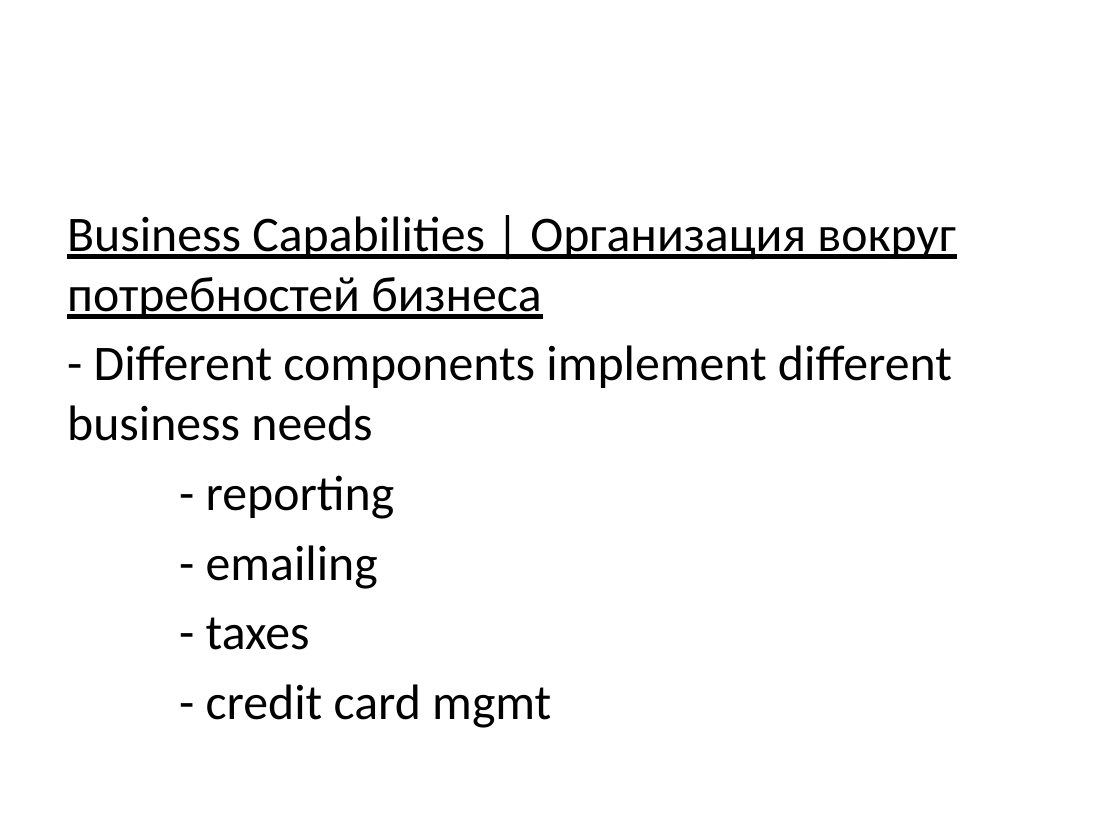
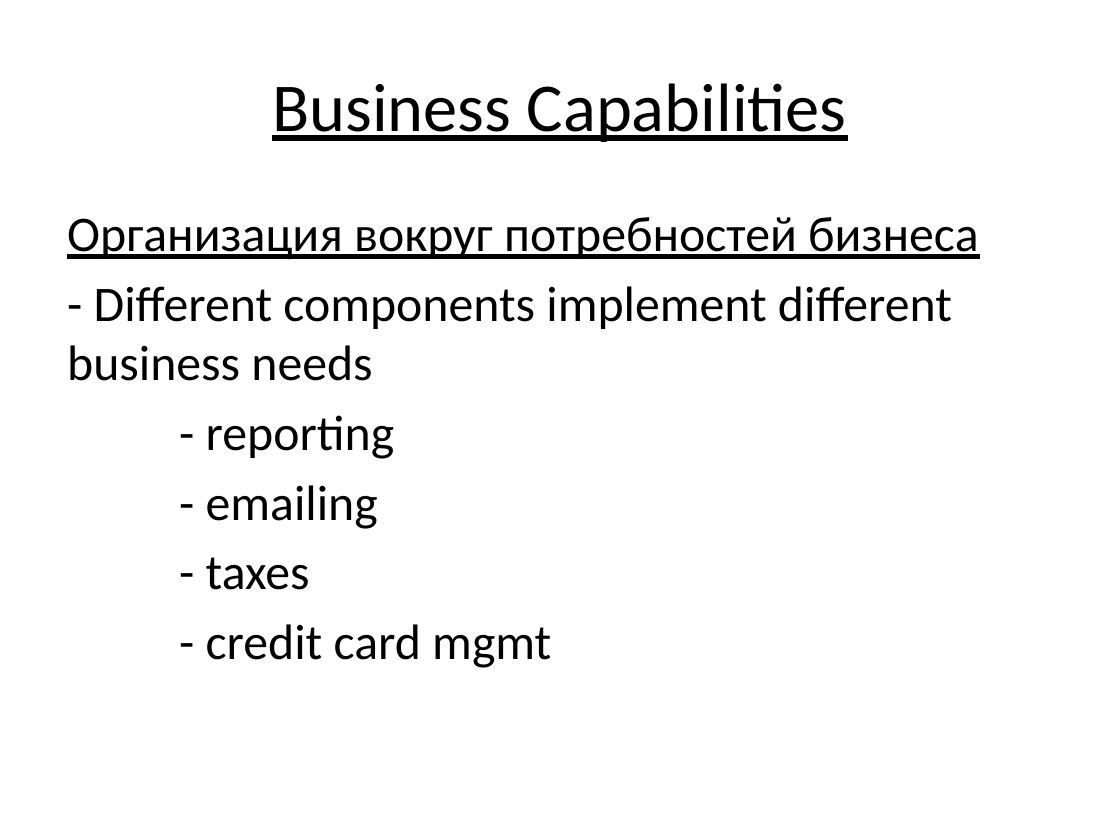
Before and after one commit to vitali-kviatkouski/personal, a slide deck: slide 7 of Microservices.pptx. Drawn at 1120x840 pixels with LibreOffice and Linux fonts; fonts in the diff are those of the drawing. Boxes give left, top, right and bottom in pixels: in the first picture for what was removed or moved away, otherwise in the second. Text is boxed around its words. In the diff, an @@ line names an element or a change of style, - is before the commit and + after.

```diff
--- a/Microservices.pptx
+++ b/Microservices.pptx
@@ title added at <box>272,83,847,142</box>, 44 pt, text #000000, underline @@
+Business Capabilities
@@ text at <box>67,217,979,260</box>: text changed @@
-Business Capabilities | Организация вокруг потребностей бизнеса
+Организация вокруг потребностей бизнеса
```
Also in this commit, not shown: 12 other slides changed, 2 slides added, 2 slides removed.
